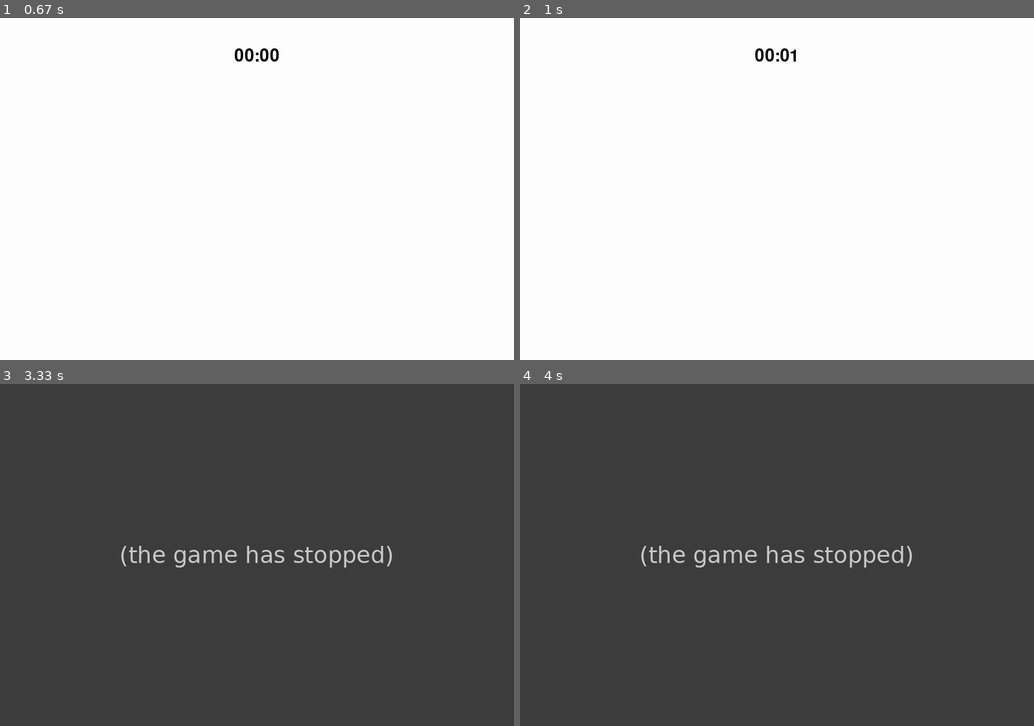
Above: before the commit, frames 1-4 (two rows, left to right).
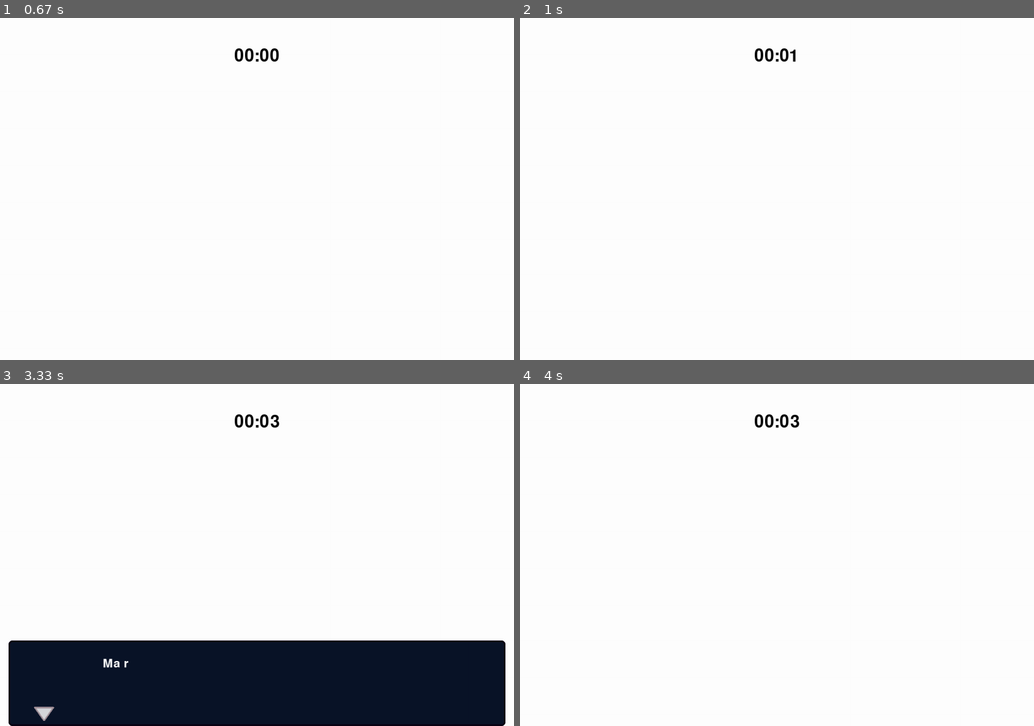
Above: after the commit, the same moments.

Repository: SenestroStefano/Tools_pygame
Game: pygame game, started from GameEngine.py
Two runs of this game, one before a commit and one after it. Both use one fixed random seed, a clock stepped at 60 frames per second and the inputs below.
Inputs:
- Up to frame 1 (0.67 s): no input
- Up to frame 2 (1 s): no input
- Up to frame 3 (3.33 s): no input
- Up to frame 4 (4 s): tap Space at 3.33, 3.67 s

Frame 1 is identical in both runs. In frame 2, 0.1% of the frame differs, in the area x 45-54%, y 8-13%; in frame 3, 100%; in frame 4, 100%, in the area x 0-100%, y 0-100%.
Error before the commit: TypeError: PrintLine.__init__() got an unexpected keyword argument 'text' (GameEngine.py lin...; the game stopped at 3 s (later frames are placeholders)

Commit message:
Add files via upload

Diff:
--- a/GameEngine.py
+++ b/GameEngine.py
@@ -3,7 +3,7 @@
 --- Senex Module for Pygame ---
 
 - Every Functions need to be setted in a cicle loop
-- Thanks for dowloading this file!
+- Thanks you for dowloading this file!
 
 """
 
@@ -56,6 +56,9 @@
         import pygame
         return pygame.time.Clock()
 
+    def getCenterScreen(self):
+        return tuple(ris/2 for ris in self.getScreenResolution())
+
     def update(self):
         """
 
@@ -314,7 +317,7 @@
 - You have before to make an istance "otside every cicles"
 
 """
-	def __init__(self, time: tuple, molt_sec = 1, myfunction = None, color = 'Black', font = 'freesansbold.ttf', reversed: bool = True):
+	def __init__(self, time: tuple, molt_sec = 1,  myfunction = None, pos = None, size = 20, color = 'Black', font = 'freesansbold.ttf', reversed: bool = True, removeEvents: bool = True):
 		"""
 
 Timer
@@ -325,36 +328,53 @@
 - You have before to make an istance "otside every cicles"
 
 """
+		self.__pos = pos
+		if pos != None and type(pos) == tuple: self.__pos = pos
+
 		self.__max_min = time[0]
 		self.__max_sec = time[1] * GE.getFps()
 
+		self.setTime(0, 0)
 		if reversed:
-			self.__minutes = time[0]
-			self.__seconds = time[1] * GE.getFps()
-		else:
-			self.__minutes = 0
-			self.__seconds = 0
+			self.setTime(time[0], time[1])
 
 		self.__decrement = molt_sec
-		self.__function = myfunction
+		self.__mainfunction = myfunction
 		self.__flag = True
 		self.__color = color
 		self.__font = font
-		self.__size = 20 * int(GE.getScreenMolt())
+		self.__size = size * int(GE.getScreenMolt())
 		self.__reversed = reversed
 		self.__do = Do()
-
-		if self.__seconds/GE.getFps() < 10:
-			self.__testo2 = ":0"
+		self.__listfunctions = []
+		self.__destroyfunctions = removeEvents
+		self.__cicles = self.getTime()[0] * GE.getFps() * 60 + self.getTime()[1] * GE.getFps()
+		self.__maxCicles = 0 if self.__reversed else (self.__max_min * GE.getFps() * 60 + self.__max_sec)
+
+		self.__CheckTimerText()
+
+
+	def __CheckTimerText(self):
+		if self.__getSeconds() < 10:
+			self.__text2 = ":0"
 		else:
-			self.__testo2 = ":"
-
-		if self.__minutes < 10:
-			self.__testo1 = "0"
+			self.__text2 = ":"
+
+		if self.__getMinutes() < 10:
+			self.__text1 = "0"
 		else:
-			self.__testo1 = ""
-
-    #print(self.min, self.max, self.increment, self.function)
+			self.__text1 = ""
+
+	def AddEvent(self, time: tuple, myfunction: classmethod):
+		"""
+
+AddEvent
+----------------------------------------------------------------------------------------
+----------------------------------------------------------------------------------------
+- Add a function in a selected period of time
+
+"""
+		if not (time, myfunction) in self.__listfunctions: self.__listfunctions.append((time, myfunction))
 
 	def Start(self):
 		"""
@@ -365,9 +385,21 @@
 - To start the timer once it will be finished, it would be off
 
 """
+
+		for event in self.__listfunctions:
+			if self.getTime() == event[0]:
+				self.AddSeconds(-1)
+				event[1]()
+
+				if self.__destroyfunctions:
+					self.__listfunctions.pop(self.__listfunctions.index(event))
+
 		if self.__flag and not self.IsOver():
+
 			if self.__reversed:
+
 				self.__seconds -= self.__decrement
+				self.__cicles -= self.__decrement
 
 				if self.__seconds <= 0:
 					self.__seconds = 60 * GE.getFps()
@@ -375,24 +407,17 @@
 			else:
 
 				self.__seconds += self.__decrement
+				self.__cicles += self.__decrement
 
 				if self.__seconds > 60 * GE.getFps():
 					self.__seconds = 0
 					self.__minutes += 1
 
 
-			if self.__seconds/GE.getFps() < 10:
-				self.__testo2 = ":0"
-			else:
-				self.__testo2 = ":"
-
-			if self.__minutes < 10:
-				self.__testo1 = "0"
-			else:
-				self.__testo1 = ""
+			self.__CheckTimerText()
 
 		else:
-			if self.__function != None: self.__do.Once(self.__function)
+			if self.__mainfunction != None: self.__do.Once(self.__mainfunction)
 			self.Pause()
 
 	def ReStart(self):
@@ -430,7 +455,7 @@
 """
 		self.__flag = True
 
-	def AddSeconds(self, value):
+	def AddSeconds(self, secs):
 		"""
 
 AddSeconds
@@ -440,22 +465,44 @@
 - Automatically converts seconds into minutes
 
 """
-		if (self.__getSeconds() + value) >= 60 or (self.__getSeconds() + value) <= 0:
-
-			self.__minutes += int(value/60)
-
-			m =  value//GE.getFps()
-
-			var = value - (m * 60)
-			d = self.__getSeconds() + var - 60
+
+
+
+		min = 60
+		tot = round(self.__getSeconds() + secs, 3)
+
+		if tot >= min or tot < 0:
+
+			if secs < 0:
+				parse_value = -0.999
+			else:
+				parse_value = +0.999
+
+			self.__minutes += int(secs/min + parse_value)
+
+			# PROPORZIONE
+
+			# (secondi passati * Delta_Time) / totaleFPS --> per ottenere il moltiplicatore
+			molt = int((secs * GE.getDelta_time()) / GE.getFps())
+
+			# secondi passati - moltiplicatore * totale di sec in un minuto --> per ottenere i secondi da aggiungere al timer
+			# (in caso rimanesse la somma sotto al minuto)
+			var = secs - (molt * min)
+
+			# (secondi attuali + secondi da aggiungere) - totale sec in un minuto --> per settare i secondi al timer
+			# (in caso la somma e' superiore al minuto)
+			d = (self.__getSeconds() + var) - min
 
 			self.__seconds += var * GE.getFps()
 
-			if self.__getSeconds() >= 59:
+			if self.__getSeconds() > min:
 				self.__seconds = d * GE.getFps()
 
 		else:
-			self.__seconds += value * GE.getFps()
+			self.__seconds += secs * GE.getFps()
+
+		if self.__getSeconds() > min + 1:
+			self.__seconds = 0
 
 	def Stop(self):
 		"""
@@ -466,7 +513,7 @@
 - To stop the timer, it will be start by the default value
 
 """
-		self.__init__(self.__max_sec, self.__molt_sec, self.__function)
+		self.__init__(self.__max_sec, self.__molt_sec, self.__mainfunction)
 
 	def Show(self):
 		"""
@@ -478,17 +525,18 @@
 
 """
 		import pygame
-		testo = pygame.font.Font(self.__font, self.__size).render((self.__testo1+str(self.__minutes)+str(self.__testo2)+str(int(self.__seconds/GE.getFps()))), True, self.__color)
-		GE.getScreen().blit(testo, (GE.getScreen().get_width()/2 - testo.get_width()/2, 35 * GE.getScreenMolt()))
-
-	def ChangeColor(self, v):
-		self.__color = v
-
-	def ChangeSize(self, v):
-		self.__size = v * int(GE.getScreenMolt())
-
-	def ChangeFont(self, v):
-		self.__font = v
+		text = pygame.font.Font(self.__font, self.__size).render((self.__text1+str(self.__minutes)+str(self.__text2)+str(int(self.__seconds/GE.getFps()))), True, self.__color)
+		if self.__pos == None: self.__pos = (GE.getScreen().get_width()/2 - text.get_width()/2, 35 * GE.getScreenMolt())
+		GE.getScreen().blit(text, self.__pos)
+
+	def ChangeTextColor(self, color):
+		self.__color = color
+
+	def ChangeTextSize(self, size):
+		self.__size = size * int(GE.getScreenMolt())
+
+	def ChangeTextFont(self, font):
+		self.__font = font
 
 	def __getSeconds(self):
 		return round(self.__seconds / GE.getFps(), 2)
@@ -504,7 +552,6 @@
 			if int(self.__getMinutes()) == self.__max_min and int(self.__getSeconds()) == (self.__max_sec // GE.getFps()): return True
 			else: return False
 
-
 	def getTime(self):
 		"""
 
@@ -516,6 +563,19 @@
 
 """
 		return (int(self.__getMinutes()), int(self.__getSeconds()))
+
+	def setTime(self, minutes: int = None, seconds: int = None):
+		"""
+
+setTime
+----------------------------------------------------------------------------------------
+----------------------------------------------------------------------------------------
+- Set minutes, and seconds
+- minutes: int, seconds: int
+
+"""
+		if minutes != None and type(minutes) == int: self.__minutes = minutes
+		if seconds != None and type(seconds) == int: self.__seconds = seconds * GE.getFps()
 
 	def CheckTime(self, v: tuple = (0, 0)):
 		"""
@@ -532,7 +592,7 @@
 
 	def ActualState(self):
 		if self.__flag:
-			print("| Current Second: %d | Min Seconds: %d | Function: %s |" %(self.__getSeconds() * self.__getMinutes() * 60, 0, self.__function))
+			print("| Current Tick: %d | Function Tick: %d | Function: %s |" %(self.__cicles, self.__maxCicles, self.__mainfunction))
 
 class PrintLine():
     """
@@ -622,6 +682,8 @@
             size = self.__size//diff
 
             coords = pygame.font.Font('freesansbold.ttf', size).render((str(self.getPos())), True, "Black")
+
+            pygame.draw.circle(GE.getScreen(), "Black", self.__pos, 3 * GE.getScreenMolt() * self.__size/40)
             GE.getScreen().blit(coords, (self.__pos[0] + text.get_width()/2 - coords.get_width()/2, self.__pos[1] - text.get_height()/1.6))
 
 # DA RIVEDERE
@@ -637,7 +699,7 @@
 - You are free to change text when you want with Print() method
 
 """
-    def __init__(self, background: tuple = (180, 192, 212), pos: tuple = None, wh: tuple = None, show_flashing = True, size_char = 14, default_text = "This is an example of Dialogue", text_color = "White", offset = 5, update = None):
+    def __init__(self, background: tuple = (180, 192, 212), pos: tuple = None, wh: tuple = None, show_flashing = True, size_char = 14, default_text = "This is an example of Dialogue", text_color = "White", colorshadow = None, shadowdistance = 2, offset = 5, debug = False, update = None):
         import pygame
         """
 
@@ -672,6 +734,8 @@
         self.__sizechar = size_char
         self.__show_flashing = show_flashing
         self.__flag_flash = False
+        self.__shadows = (colorshadow, shadowdistance)
+        self.__debug = debug
 
         Error.Check(self.__pos, "Dialogue", 2)
         Error.Check(self.__wh, "Dialogue", 3)
@@ -694,6 +758,9 @@
 
 """
         import pygame
+
+        self.__delay = 0
+        self.__incr = 100
 
         if text != "":
             self.__text = text
@@ -740,7 +807,7 @@
         else:
             self.__descr = self.__text
 
-        self.__delay += 0.1 / GE.getFps() * self.__incr
+        self.__delay += 0.1 / GE.getFps() * GE.getDelta_time() * self.__incr
 
         # print(int(self.__delay), GE.getFps())
 
@@ -777,7 +844,7 @@
         val = len(self.__text)//self.__charmin+1
         pr = g//val
 
-        self.__charlimit = self.__charmin * pr
+        self.__charlimit = (self.__charmin * pr * GE.getScreenResolution()[0] * self.__wh[0]) // 2000000
 
         val = len(self.__text)//self.__charlimit+1
         pr = (g//val) + 4
@@ -797,7 +864,19 @@
 
 
             space_line = (90 / val) * GE.getScreenMolt()
-            PrintLine(text=text_passed, pos = (self.__pos[0] + self.__ot*2 + self.__distancex*4, self.__pos[1] + self.__ot*2 + space_line * i + self.__distancey*2), alignment = "start", size = self.__sizechar, showborder=False, color=self.__text_color)
+            PrintLine(
+
+                    defaultText=text_passed,
+                    pos = (self.__pos[0] + self.__ot*2 + self.__distancex*4, self.__pos[1] + self.__ot*2 + space_line * i + self.__distancey*2),
+                    alignment = "start", size = self.__sizechar,
+                    color=self.__text_color,
+                    colorshadow=self.__shadows[0],
+                    shadowdistance=self.__shadows[1],
+                    showborder=self.__debug,
+                    showpoints=self.__debug,
+                    showcoords=self.__debug
+
+                ).Print()
 
             if len(text_passed) == len(self.__text):
                 self.__flag = True
